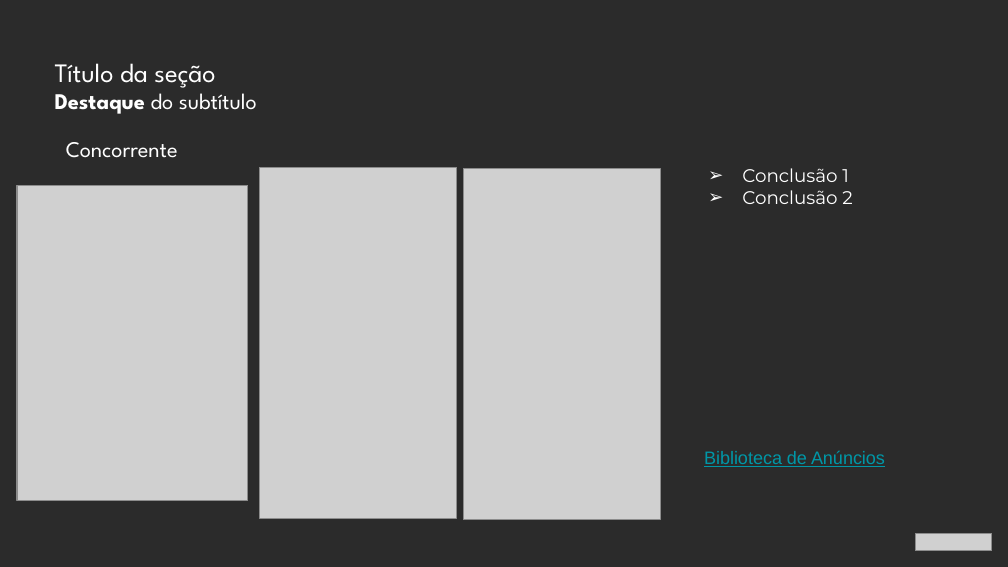
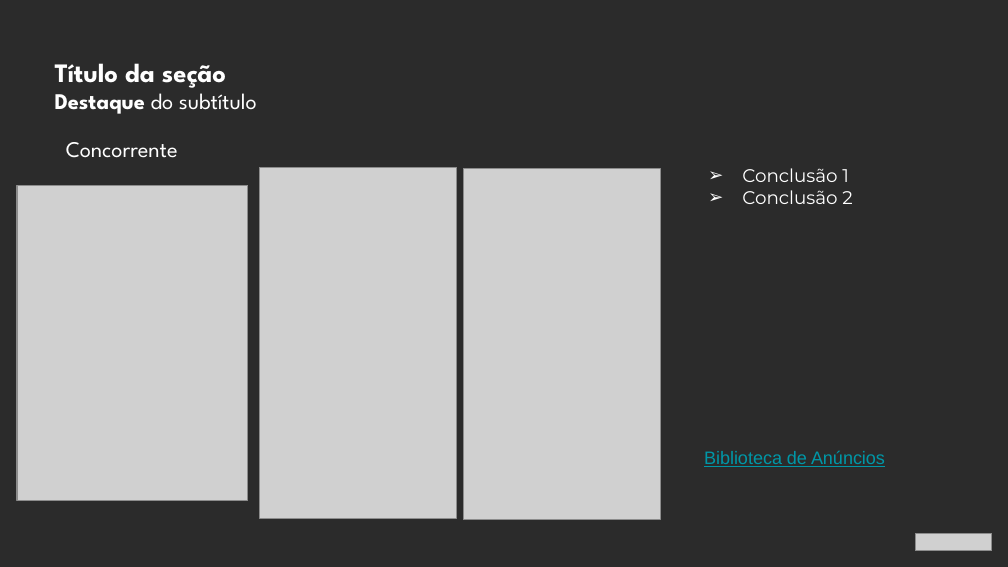
Before and after one commit to MatheusBoomer/growth-cycle-boomer, a slide deck: slide 10 of .claude/skills/_shared/modelos-apresentacao/molde-apresentacao.pptx. Drawn at 1008x567 pixels with LibreOffice and Linux fonts; fonts in the diff are those of the drawing; grey boxes stand for pictures; background and template pictures are left out; a plain dark background stands for a picture behind light text. Boxes give left, top, right and bottom in pixels: in the first picture for what was removed or moved away, otherwise in the second. Text is boxed around its words. In the diff, an @@ line names an element or a change of style, - is before the commit and + after.

```diff
--- a/.claude/skills/_shared/modelos-apresentacao/molde-apresentacao.pptx
+++ b/.claude/skills/_shared/modelos-apresentacao/molde-apresentacao.pptx
@@ text "Título da seção" at [55,63,226,88]: bold on @@
```
Also in this commit, not shown: 6 other slides changed, 7 other files.
